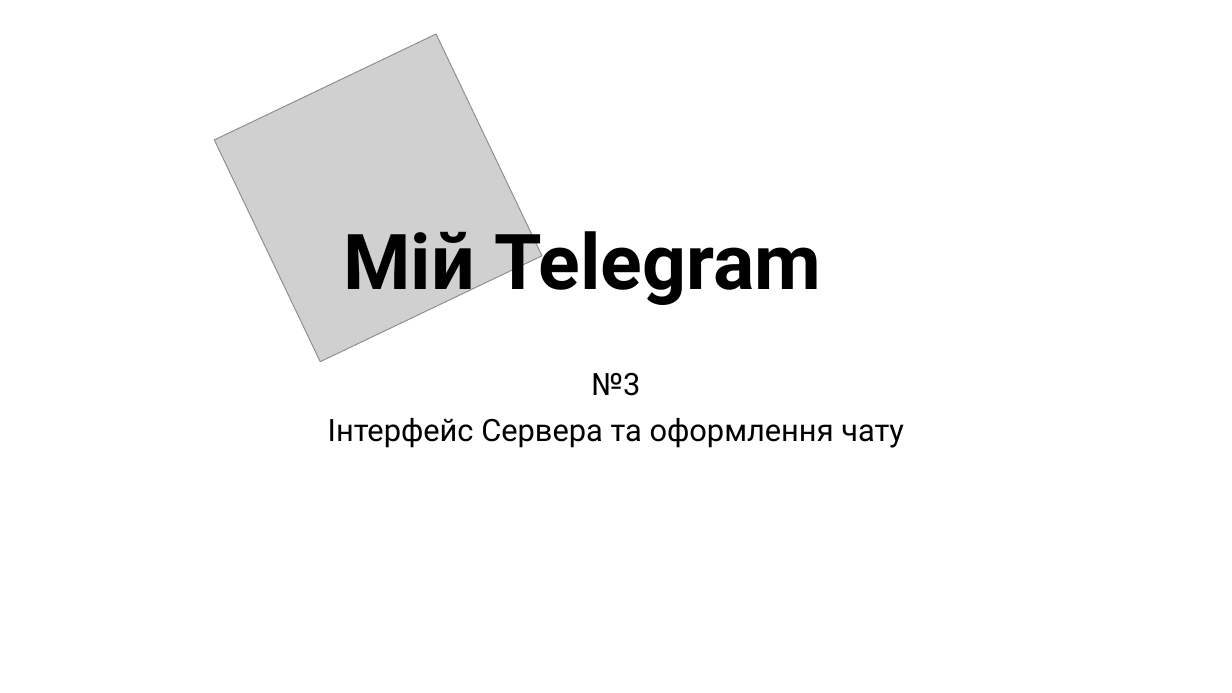
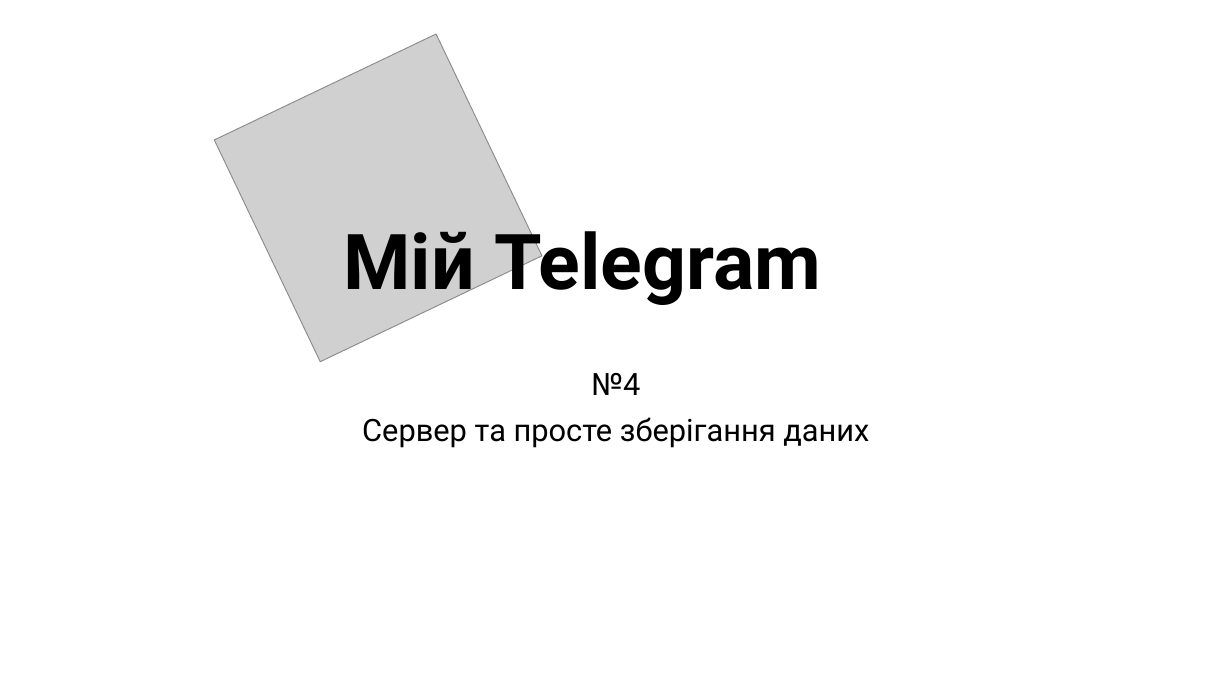
Before and after one commit to Archasmiel/CoolMessenger-JavaFX, a slide deck: slide 1 of lesson4/Lesson4.pptx. Drawn at 1232x693 pixels with LibreOffice and Linux fonts; fonts in the diff are those of the drawing; grey boxes stand for pictures. Boxes give left, top, right and bottom in pixels: in the first picture for what was removed or moved away, otherwise in the second. Text is boxed around its words. In the diff, an @@ line names an element or a change of style, - is before the commit and + after.

```diff
--- a/lesson4/Lesson4.pptx
+++ b/lesson4/Lesson4.pptx
@@ subtitle at (362,373,869,448): text changed @@
-№3
-Інтерфейс Сервера та оформлення чату
+№4
+Сервер та просте зберігання даних
```
Also in this commit, not shown: 12 other slides changed, 4 slides added, 6 slides removed, 12 other files.
